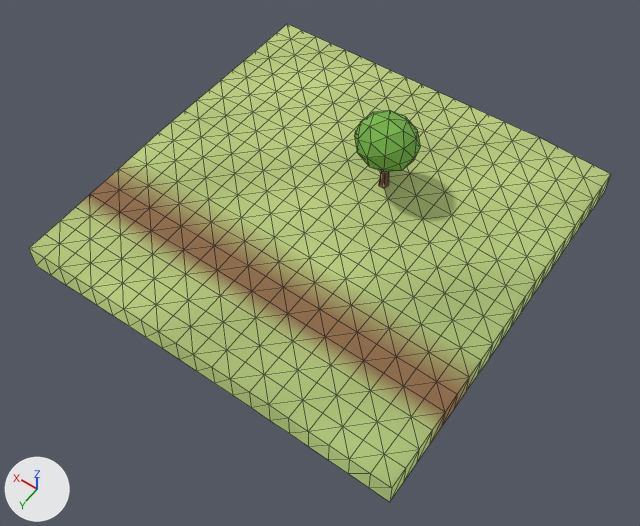
Renders of the glTF model client/public/models/chunks/-4_0.glb from each side of a commit.
Both versions are drawn from a 50 mm camera at (-129.1, 19.9, 50.7) aimed at (-106.8, -11.3, 1.7). Arrows for +X, +Y and +Z are at lower left; the lights stay in place. The picture after the commit comes second. Mesh edges are drawn as thin lines. Vertices at exactly the same position are counted once.

In view in the first picture: 'scenery', 'terrain'.
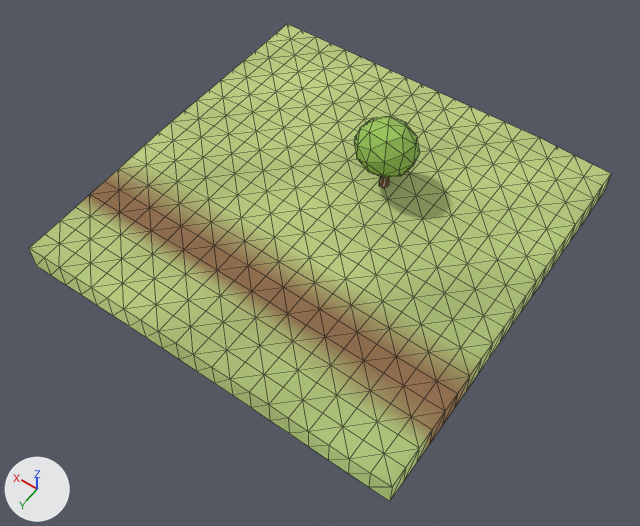
Changed parts and their boxes (x1, y1, x2, y2) in the pictures (640 x 526 px; the box of a moved part takes in the faces that stretch with it):
'scenery', reshaped, recoloured (8% shorter): before (354, 110, 420, 188); after (354, 116, 420, 188)
part 1 of me_terrain, edited (looks the same): (155, 156, 611, 501) in both
part 2 of me_terrain, recoloured: (284, 330, 458, 460) in both
part 3 of me_terrain, recoloured: (365, 366, 457, 443) in both
part 4 of me_scenery, moved or reshaped: before (354, 110, 420, 172); after (354, 116, 420, 177)
part 5 of me_scenery, moved or reshaped (mostly hidden): before (379, 171, 389, 188); after (379, 176, 389, 188)
part 6 of me_scenery, recoloured: (354, 116, 419, 172) in both

What changed in the scene script:
```text
Change me_terrain:
    used by ob_terrain; location = (0.0, 0.0, 0.0)
    remove me_terrain.from_pydata(...)  # 521 vertices, 960 faces; spans x -120.0..-90.0, y -30.0..0.0, z 0.1..3.2
    add me_terrain.from_pydata(...)  # 521 vertices, 960 faces; spans x -120.0..-90.0, y -30.0..0.0, z 0.2..3.2
    me_terrain part 1: 138 faces centred in x -120.0..-99.5, y -30.0..0.0, z 0.8..3.0 are repainted in the vertex colours; the middle colour goes from green #afc379 to green #b0c479
    me_terrain part 2: 39 faces centred in x -120.0..-99.5, y -10.0..-4.0, z 0.8..2.9 are repainted in the vertex colours; the middle colour goes from green #a7b872 to yellow #9c945e
    me_terrain part 3: 34 faces centred in x -120.0..-103.0, y -8.0..-5.5, z 0.9..2.9 are repainted in the vertex colours; the middle colour goes from brown #8f6b49 to brown #916e4b
    edits to the shape of me_terrain do not show in these pictures
Change me_scenery:
    used by ob_scenery; location = (0.0, 0.0, 0.0)
    before: 0 (-107.0, -19.22, 6.6), 2 (-106.79, -19.07, 6.6), 4 (-106.87, -18.82, 6.6), 6 (-107.13, -18.82, 6.6), 8 (-107.21, -19.07, 6.6)
    before: 10 (-107.0, -19.0, 6.6)
    remove me_scenery.from_pydata(...)  # 66 vertices, 120 faces; spans x -109.38..-104.39, y -21.13..-16.87, z 3.15..9.59
    add me_scenery.from_pydata(...)  # 66 vertices, 120 faces; spans x -109.38..-104.39, y -21.13..-16.87, z 3.15..9.04
    me_scenery part 4: the loose piece of 42 vertices spanning x -109.38..-104.62, y -21.13..-16.87, z 5.39..9.59 is moved by (0.0, 0.0, -0.55)
    me_scenery part 5
    add for i in [0, 2, 4, 6, 8, 10]: me_scenery.vertices[i].co += Vector((0.0, 0.0, -0.44))
    me_scenery part 6: 100 faces centred in x -109.19..-104.66, y -20.96..-17.04, z 5.63..9.35 are repainted in the vertex colours; the middle colour goes from green #78b64c to green #98c559
    other edits to the shape of me_scenery do not show in these pictures
```
